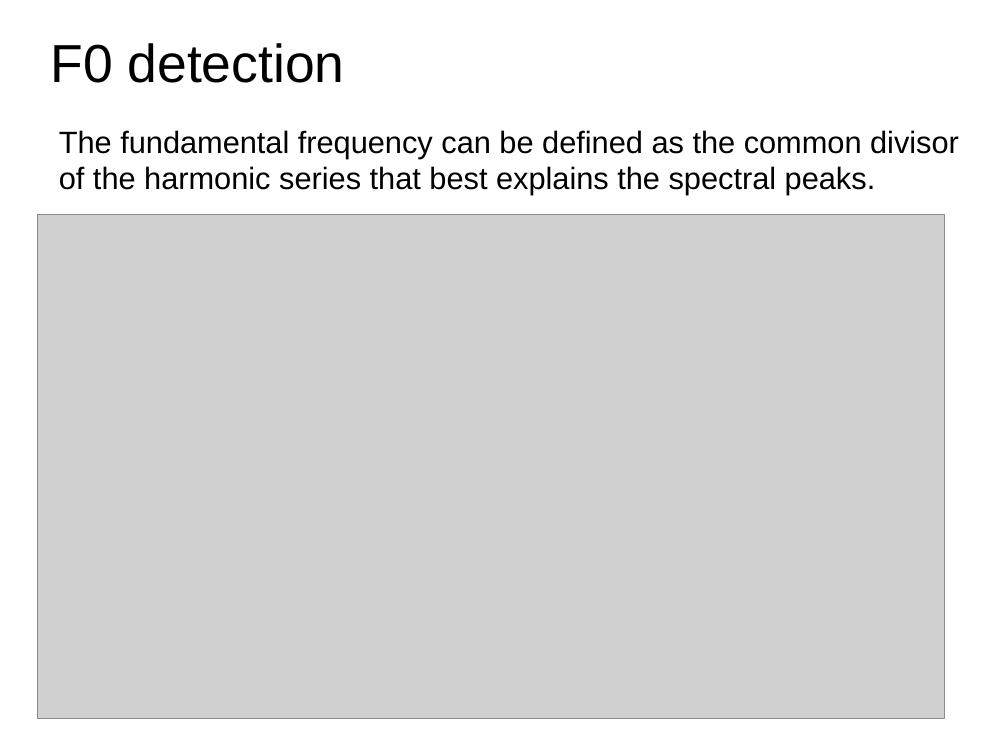
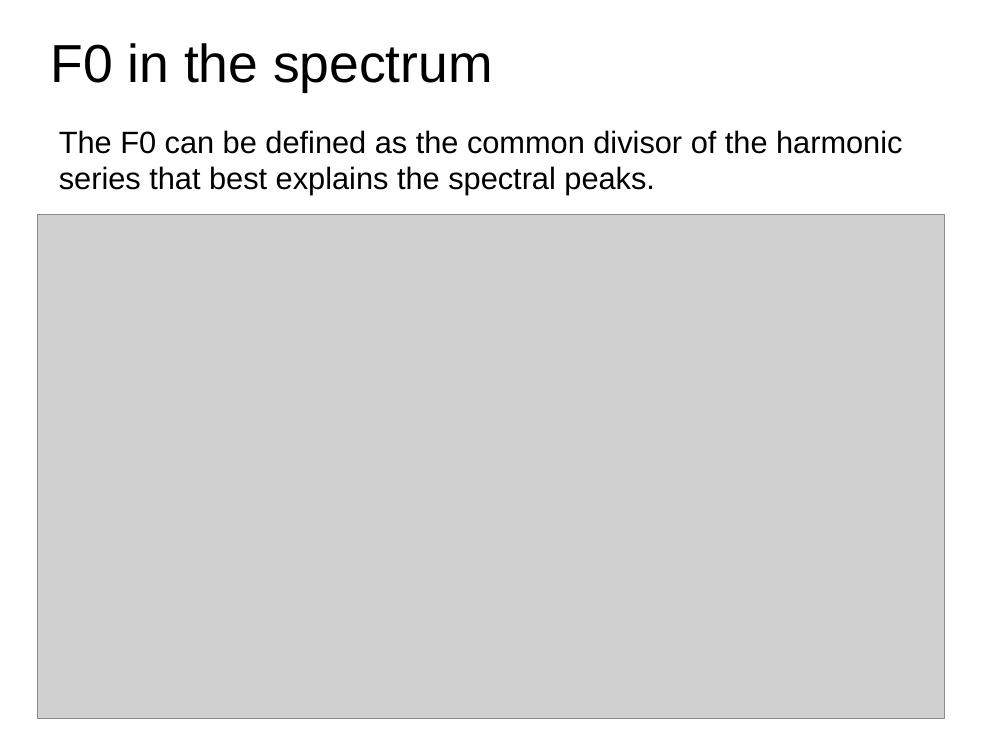
Before and after one commit to hoinx/sms-tools, a slide deck: slide 12 of lectures/6-Harmonic-model/F0-detection.odp. Drawn at 1008x756 pixels with LibreOffice and Linux fonts; fonts in the diff are those of the drawing; grey boxes stand for pictures. Boxes give left, top, right and bottom in pixels: in the first picture for what was removed or moved away, otherwise in the second. Text is boxed around its words. In the diff, an @@ line names an element or a change of style, - is before the commit and + after.

Commit message:
changes to lectures

```diff
--- a/lectures/6-Harmonic-model/F0-detection.odp
+++ b/lectures/6-Harmonic-model/F0-detection.odp
@@ title at (x1=50, y1=43, x2=493, y2=92): text changed @@
-F0 detection
+F0 in the spectrum
@@ text at (x1=59, y1=130, x2=902, y2=195): text changed @@
-The fundamental frequency can be defined as the common divisor of the harmonic series that best explains the spectral peaks.
+The F0 can be defined as the common divisor of the harmonic series that best explains the spectral peaks.
```
Also in this commit, not shown: 6 other slides changed, 5 slides added, 5 slides removed, 59 other files.
